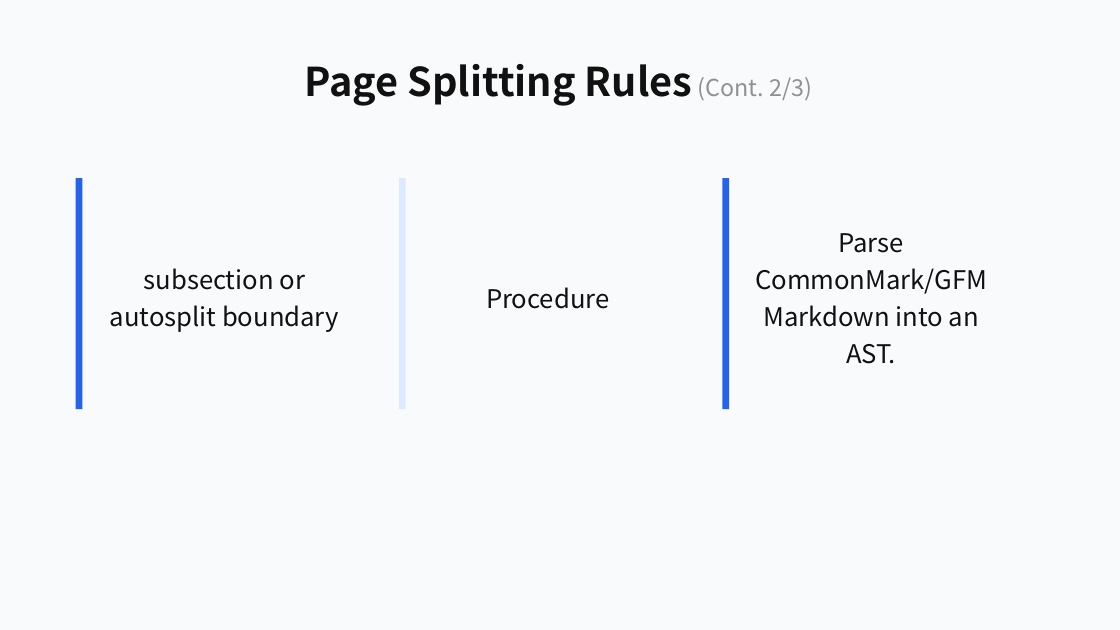
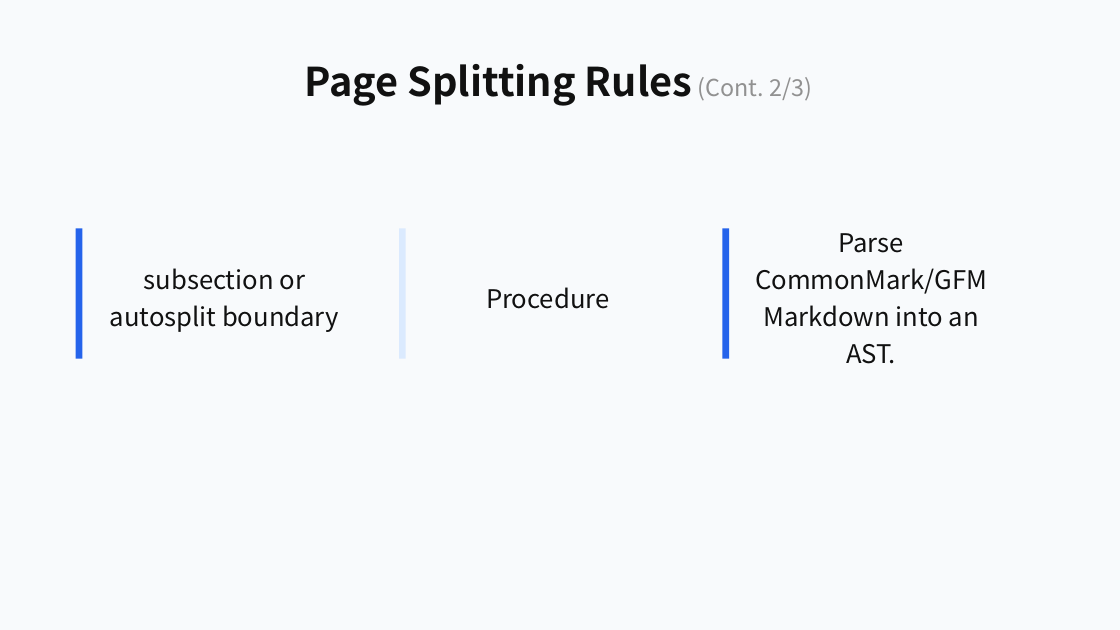
Before and after one commit to ch040602/mdpr-skill, a slide deck: slide 10 of artifacts/mdpr-vs-skill/mdpr-baseline-result.pptx. Drawn at 1120x630 pixels with LibreOffice and Linux fonts; fonts in the diff are those of the drawing. Boxes give left, top, right and bottom in pixels: in the first picture for what was removed or moved away, otherwise in the second. Text is boxed around its words. In the diff, an @@ line names an element or a change of style, - is before the commit and + after.

```diff
--- a/artifacts/mdpr-vs-skill/mdpr-baseline-result.pptx
+++ b/artifacts/mdpr-vs-skill/mdpr-baseline-result.pptx
@@ rectangle: place and size @@
-rectangle at (76,178,82,409)
+rectangle at (76,229,82,359)
@@ rectangle: place and size @@
-rectangle at (399,178,406,409)
+rectangle at (399,229,406,359)
@@ rectangle: place and size @@
-rectangle at (723,178,729,409)
+rectangle at (723,229,729,359)
```
Also in this commit, not shown: 3 other slides changed, 12 other files.
